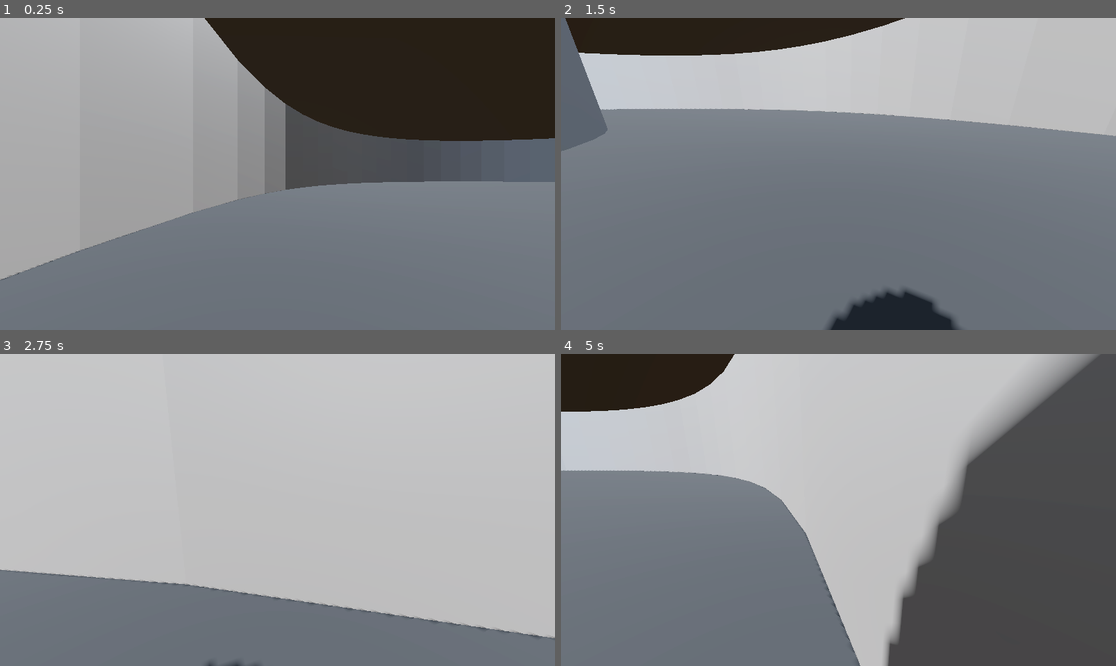
Above: before the commit, frames 1-4 (two rows, left to right).
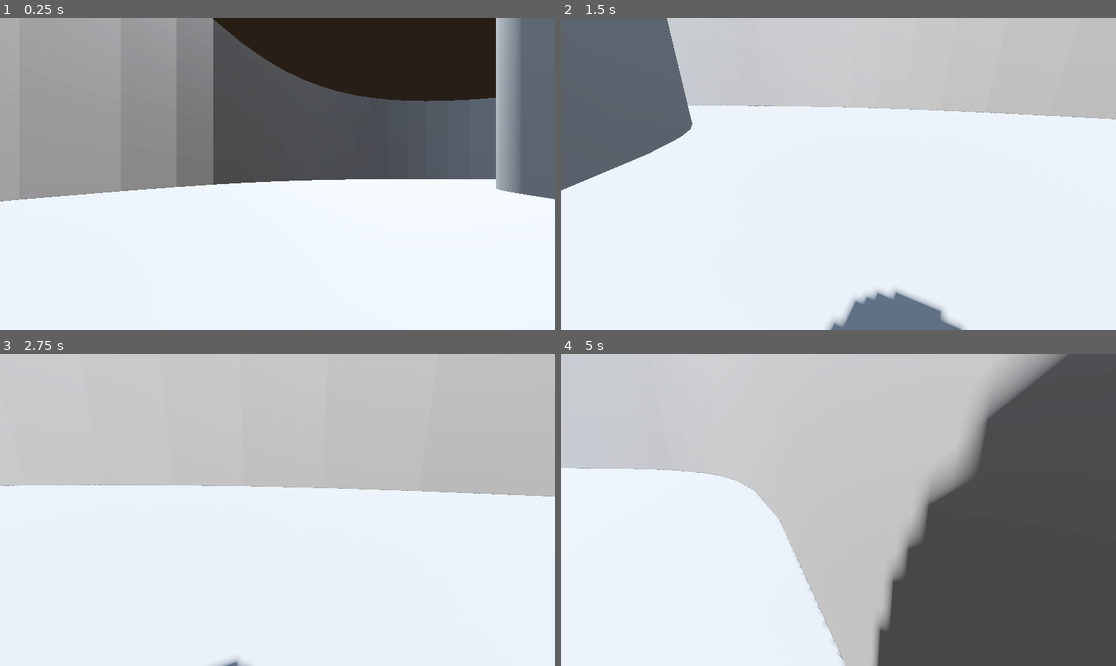
Above: after the commit, the same moments.

Repository: cjpugs/GMTK-Jam-25
Game: Godot game, scene res://scenes/levels/test-level.tscn
Same seed, same stepped clock (60 frames per second), same inputs: the game is played once before the commit and once after it. This scene is started directly instead of the project's main scene.
Inputs (mouse positions are in pixels of both pictures, inside the frame that each line leads up to):
- Up to frame 1 (0.25 s): no input
- Up to frame 2 (1.5 s): tap Enter at 0.5 s; move the mouse to (960, 158) at 0.52 s; hold Right (move_right) 0.53-1.28 s; click (960, 158) at 0.67 s; move the mouse to (810, 174) at 1.27 s; hold Up (move_forward) from 1.28 s (still down)
- Up to frame 3 (2.75 s): keep holding Up (move_forward); move the mouse to (288, 503) at 2.02 s
- Up to frame 4 (5 s): keep holding Up (move_forward); move the mouse to (832, 516) at 2.77 s; move the mouse to (877, 513) at 3.52 s; move the mouse to (794, 506) at 4.27 s

The runs differ from the first frame. In frame 1, 70% of the frame differs, in the area x 0-100%, y 0-100%; in frame 2, 78%; in frame 3, 57%; in frame 4, 39%.

Commit message:
increased size of store layout by 1.5x and increased height to about 15 meters

Diff:
--- a/scenes/levels/store.tscn
+++ b/scenes/levels/store.tscn
@@ -1,15 +1,8 @@
-[gd_scene load_steps=8 format=3 uid="uid://bavk5pw8cq6lh"]
+[gd_scene load_steps=7 format=3 uid="uid://bavk5pw8cq6lh"]
 
 [ext_resource type="ArrayMesh" uid="uid://wmbcs2ffhsne" path="res://assets/models/OuterWall.obj" id="1_y7kff"]
 
-[sub_resource type="StandardMaterial3D" id="StandardMaterial3D_7i1yb"]
-albedo_color = Color(0.196078, 0.196078, 0.196078, 1)
-
-[sub_resource type="PlaneMesh" id="PlaneMesh_7i1yb"]
-material = SubResource("StandardMaterial3D_7i1yb")
-size = Vector2(1000, 1000)
-subdivide_width = 10
-subdivide_depth = 10
+[sub_resource type="PlaneMesh" id="PlaneMesh_y7kff"]
 
 [sub_resource type="WorldBoundaryShape3D" id="WorldBoundaryShape3D_7i1yb"]
 
@@ -32,24 +25,31 @@
 [node name="Floor" type="StaticBody3D" parent="."]
 
 [node name="MeshInstance3D" type="MeshInstance3D" parent="Floor"]
-mesh = SubResource("PlaneMesh_7i1yb")
+transform = Transform3D(100, 0, 0, 0, 100, 0, 0, 0, 100, 0, 0, 0)
+mesh = SubResource("PlaneMesh_y7kff")
 
 [node name="CollisionShape3D" type="CollisionShape3D" parent="Floor"]
 shape = SubResource("WorldBoundaryShape3D_7i1yb")
 
 [node name="InnerWall" type="StaticBody3D" parent="."]
+transform = Transform3D(1, 0, 0, 0, 1, 0, 0, 0, 1, 0, 11, 0)
 
 [node name="MeshInstance3D" type="MeshInstance3D" parent="InnerWall"]
+transform = Transform3D(1.5, 0, 0, 0, 1.5, 0, 0, 0, 1.5, 0, 0, 0)
 mesh = SubResource("CylinderMesh_y7kff")
 
 [node name="CollisionShape3D" type="CollisionShape3D" parent="InnerWall"]
+transform = Transform3D(1.5, 0, 0, 0, 1.5, 0, 0, 0, 1.5, 0, 0, 0)
 shape = SubResource("CylinderShape3D_y7kff")
 
 [node name="OuterWall" type="StaticBody3D" parent="."]
+transform = Transform3D(1, 0, 0, 0, 1, 0, 0, 0, 1, 0, 11, 0)
 
 [node name="OuterWallMesh" type="MeshInstance3D" parent="OuterWall"]
+transform = Transform3D(1.5, 0, 0, 0, 1.5, 0, 0, 0, 1.5, 0, 0, 0)
 mesh = ExtResource("1_y7kff")
 skeleton = NodePath("../..")
 
 [node name="CollisionShape3D2" type="CollisionShape3D" parent="OuterWall"]
+transform = Transform3D(1.5, 0, 0, 0, 1.5, 0, 0, 0, 1.5, 0, 0, 0)
 shape = SubResource("ConcavePolygonShape3D_y7kff")
--- a/scenes/levels/test-level.tscn
+++ b/scenes/levels/test-level.tscn
@@ -26,6 +26,6 @@
 shadow_enabled = true
 
 [node name="Player" parent="." instance=ExtResource("1_tny1j")]
-transform = Transform3D(1, 0, 0, 0, 1, 0, 0, 0, 1, -36, 0, 0)
+transform = Transform3D(1, 0, 0, 0, 1, 0, 0, 0, 1, -44, 0, 0)
 
 [node name="Store" parent="." instance=ExtResource("2_er0ob")]
